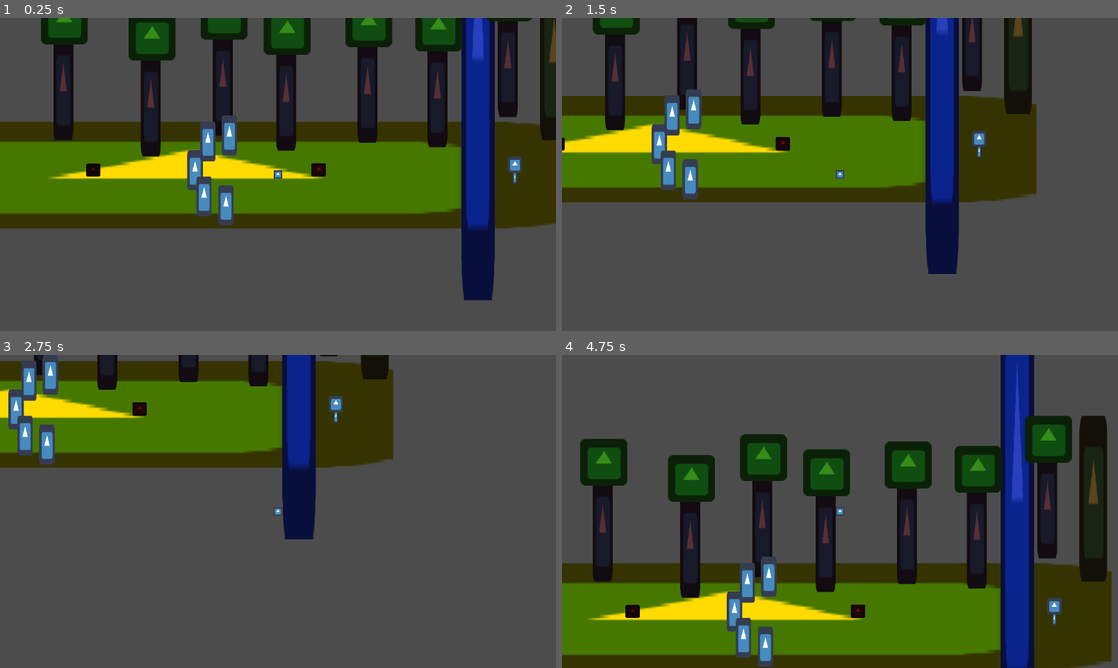
Above: before the commit, frames 1-4 (two rows, left to right).
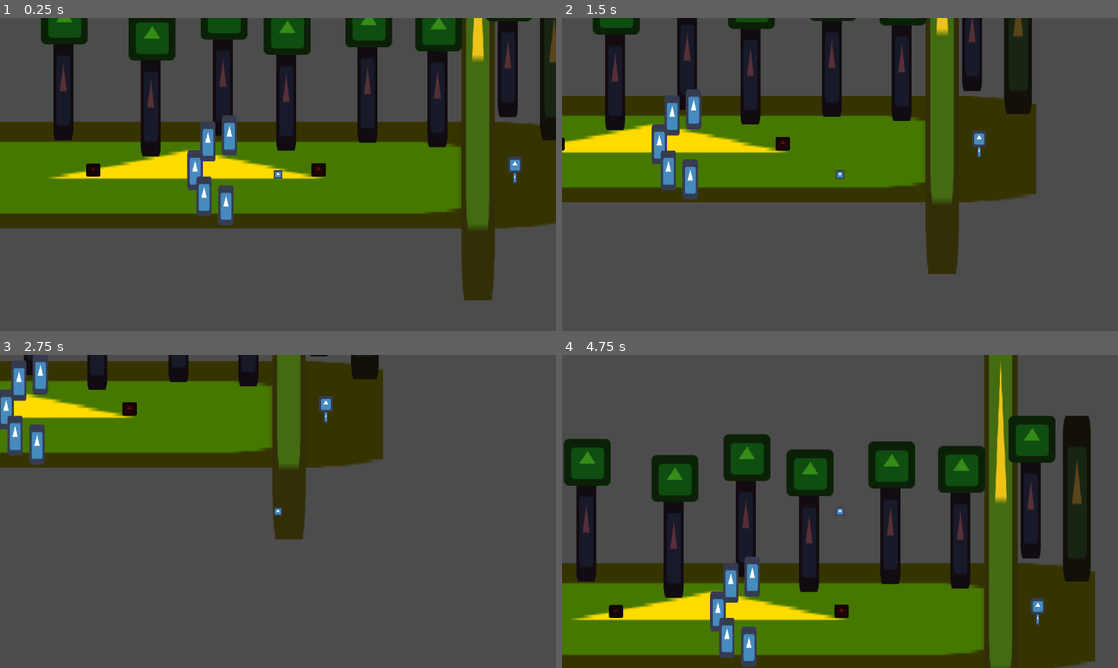
Above: after the commit, the same moments.

Repository: kjanuska/Independent-Study-Game
Game: Godot game, scene res://Scenes/Main.tscn
The game is run twice, just before and just after one commit, with the same random seed, the same clock (stepped at 60 frames per second) and the same inputs. The engine's default icon, where the game draws it, is replaced by a stand-in: a white triangle on a blue panel in a dark square.
Inputs (mouse positions are in pixels of both pictures, inside the frame that each line leads up to):
- Up to frame 1 (0.25 s): no input
- Up to frame 2 (1.5 s): tap Enter at 0.5 s; move the mouse to (962, 158) at 0.52 s; hold D (ui_right) 0.53-1.28 s; hold E (Interact) 0.53-1.28 s; move the mouse to (728, 190) at 1.27 s; hold S (ui_down) from 1.28 s (still down); click (728, 190) at 1.35 s
- Up to frame 3 (2.75 s): move the mouse to (333, 442) at 2.02 s; release S (ui_down) at 2.03 s; hold D (ui_right) from 2.03 s (still down); hold Right mouse button (shoot) from 2.03 s (still down)
- Up to frame 4 (4.75 s): move the mouse to (812, 574) at 2.77 s; release D (ui_right) at 2.78 s; release Right mouse button (shoot) at 2.78 s; hold W (ui_up) 2.78-3.53 s; tap Space (space) at 2.85 s; move the mouse to (1006, 558) at 3.52 s; hold E (Interact) 3.53-4.28 s; hold A (ui_left) from 3.53 s (still down); move the mouse to (673, 464) at 4.27 s; click (673, 464) at 4.35 s

The runs differ from the first frame. In frame 1, 5.3% of the frame differs, in the area x 83-89%, y 0-91%; in frame 2, 4.8%; in frame 3, 9.1%; in frame 4, 35%, in the area x 0-99%, y 0-100%.

Commit message:
burh

Diff:
--- a/Scenes/Main.tscn
+++ b/Scenes/Main.tscn
@@ -104,5 +104,4 @@
 [node name="Log" parent="." instance=ExtResource( 9 )]
 position = Vector2( 1641, 105.806 )
 
-
 [editable path="Pickup Gun"]
--- a/Scenes/Player.tscn
+++ b/Scenes/Player.tscn
@@ -75,11 +75,11 @@
 shape = SubResource( 3 )
 
 [node name="InvincibilityPeriod" type="Timer" parent="Hurtbox"]
+one_shot = true
 
 [node name="AnimationPlayer" type="AnimationPlayer" parent="."]
 anims/hurt = SubResource( 4 )
-
+[connection signal="timeout" from="DashTimer" to="." method="_on_Timer_timeout"]
 [connection signal="timeout" from="DashTimer" to="." method="_on_DashTimer_timeout"]
-[connection signal="timeout" from="DashTimer" to="." method="_on_Timer_timeout"]
 [connection signal="timeout" from="DashCooldown" to="." method="_on_DashCooldown_timeout"]
 [connection signal="timeout" from="Hurtbox/InvincibilityPeriod" to="Hurtbox" method="_on_InvincibilityPeriod_timeout"]
--- a/Scenes/River.tscn
+++ b/Scenes/River.tscn
@@ -34,6 +34,5 @@
 
 [node name="FallTimer" type="Timer" parent="."]
 wait_time = 2.0
-
 [connection signal="area_entered" from="Empty/Spikes" to="." method="_on_Spikes_area_entered"]
 [connection signal="timeout" from="FallTimer" to="." method="_on_FallTimer_timeout"]
--- /dev/null
+++ b/Scripts/CollisionRemover.gd
@@ -0,0 +1,6 @@
+extends Node2D
+
+onready var collision = get_parent().get_node("CollisionShape2D")
+
+func remove_collision(state):
+	collision.queue_free()
--- a/Scripts/PlayerHurtbox.gd
+++ b/Scripts/PlayerHurtbox.gd
@@ -1,13 +1,18 @@
 extends Area2D
 
 var health = 3
+var is_invincible = false
 
 func take_damage():
-	health -= 1
-	if health == 0:
-		print("you died")
-	$CollisionShape2D.disabled = true
-	$InvincibilityPeriod.start()
+	if !is_invincible:
+		print("yikes")
+		health -= 1
+		if health == 0:
+			print("you died")
+			return
+		is_invincible = true
+		$InvincibilityPeriod.start()
 
 func _on_InvincibilityPeriod_timeout():
-	$CollisionShape2D.disabled = false
+	is_invincible = false
+	print("done")
--- a/Scripts/River.gd
+++ b/Scripts/River.gd
@@ -1,4 +1,7 @@
 extends Node2D
+
+func _ready():
+	$"Flowing2".queue_free()
 
 func _on_FallTimer_timeout():
 	$"Flowing2".queue_free()
@@ -6,5 +9,4 @@
 
 func _on_Spikes_area_entered(area):
 	if area.is_in_group("hurtbox"):
-		print("yikes")
 		area.take_damage()
Not shown: 2 places in Scenes/River.tscn that only renumber resources
